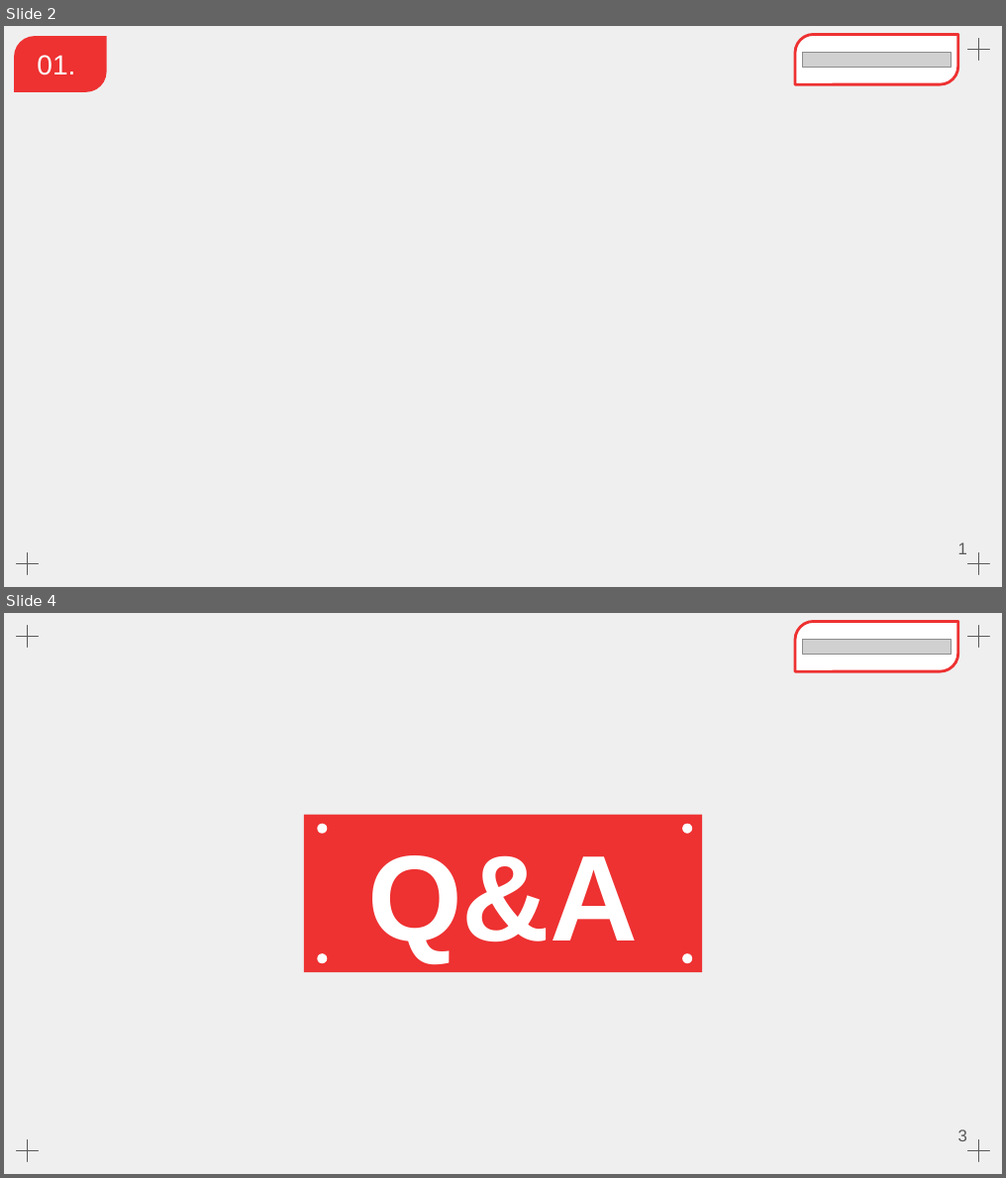
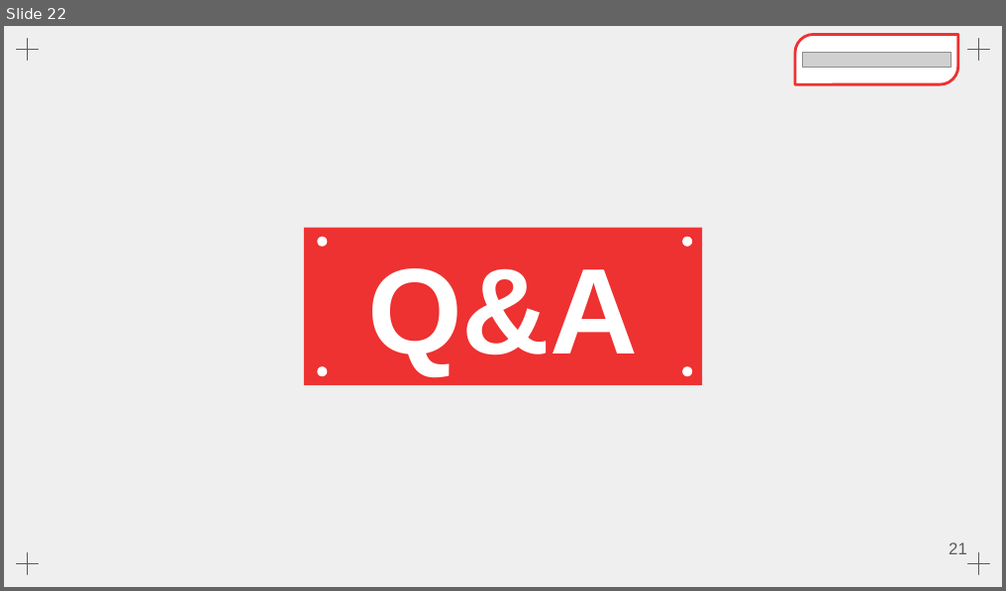
Before and after one commit to Dat22540003/e-commerce, a slide deck: report/report_group_3.pptx. Shown one above the other, each under a label of ours: slides 2 and 4 before the commit, slide 22 after it; the slides between them are not shown. The pictures are 1006x1178 and 1006x591 pixels, drawn with LibreOffice and Linux fonts; fonts in the diff are those of the drawing; grey boxes stand for pictures. Boxes give left, top, right and bottom in pixels: in the first picture for what was removed or moved away, otherwise in the second. Text is boxed around its words. In the diff, an @@ line names an element or a change of style, - is before the commit and + after.

```diff
--- a/report/report_group_3.pptx
+++ b/report/report_group_3.pptx
@@ slide 2 removed at [4,26,1002,587], background #EFEFEF; not listed: 4 template elements that a slide beside it also shows @@
@@ round diag rect removed at [14,36,107,92] @@
-    01.
@@ round diag rect removed at [795,34,959,83] @@
@@ picture removed at [802,52,951,67] @@
@@ page number removed at [958,543,967,555] @@
-1
@@ what was slide 4 is now slide 22 @@
@@ page number at [948,543,967,555]: text changed @@
-3
+21
```
Also in this commit, not shown: 1 slide changed, 20 slides added, 1 other slide removed, 7 other files.
